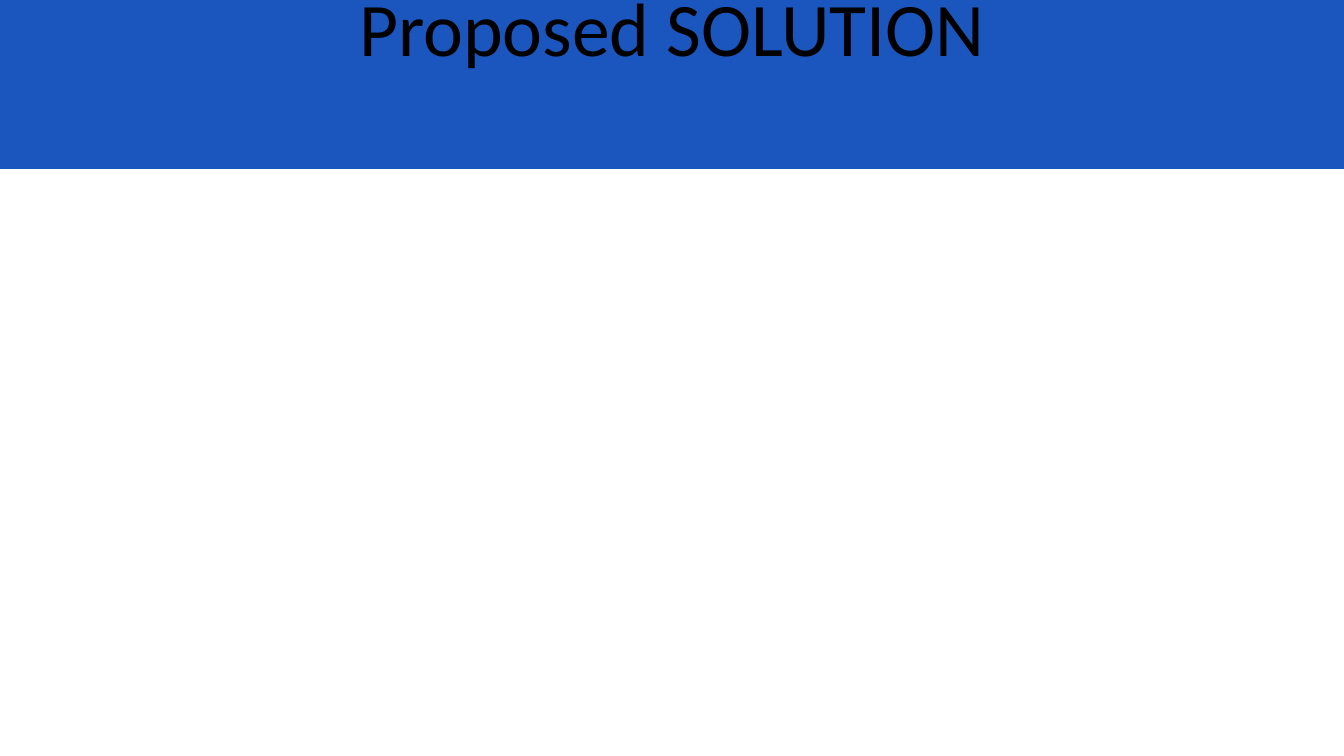
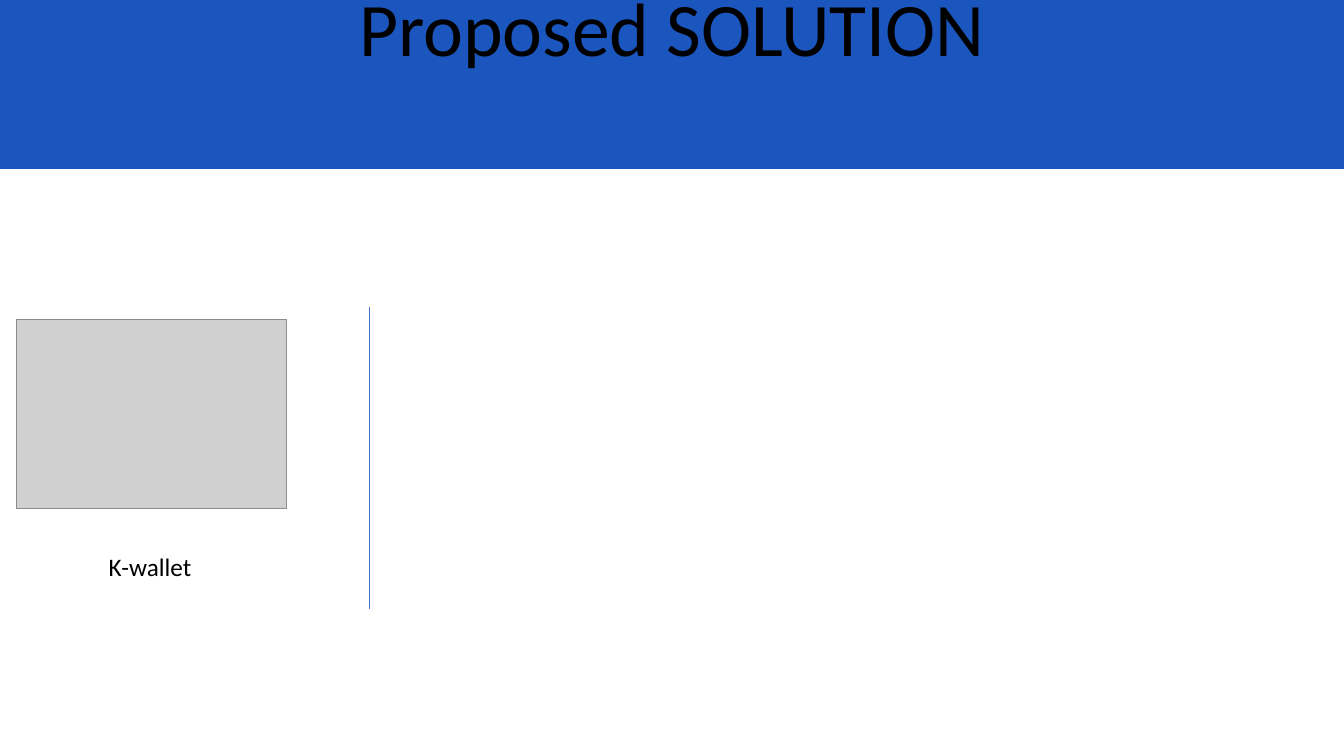
Before and after one commit to kanzuesther/level-2-report-and-diagrams, a slide deck: slide 7 of Presentation1.pptx (slide 10 before the commit). Drawn at 1344x756 pixels with LibreOffice and Linux fonts; fonts in the diff are those of the drawing; grey boxes stand for pictures. Boxes give left, top, right and bottom in pixels: in the first picture for what was removed or moved away, otherwise in the second. Text is boxed around its words. In the diff, an @@ line names an element or a change of style, - is before the commit and + after.

```diff
--- a/Presentation1.pptx
+++ b/Presentation1.pptx
@@ picture added at box(16, 320, 287, 509) @@
@@ line added from (369, 308) to (369, 610), #4472C4 0.5 pt @@
@@ text added at box(109, 558, 192, 576), 18 pt, text #000000 @@
+K-wallet
```
Also in this commit, not shown: 4 other slides changed, 1 slide added, 4 slides removed, 1 other file.
